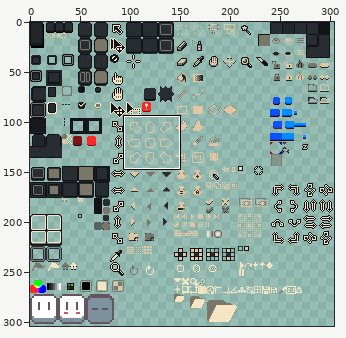
A sprite sheet gets an edit: sheet.png. The first picture is a wide view before the edit; the outline marks the close-up.
Close-up. Before the commit:
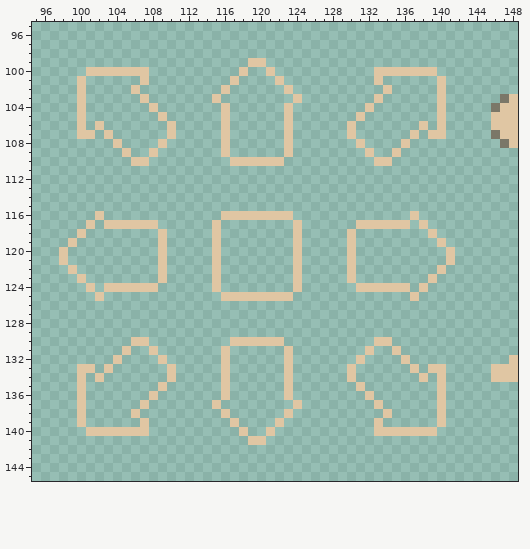
The file is 304x304 pixels. Colours within 5 levels of each other are drawn and written as one. Shown: x 95..148, y 95..145.
New version:
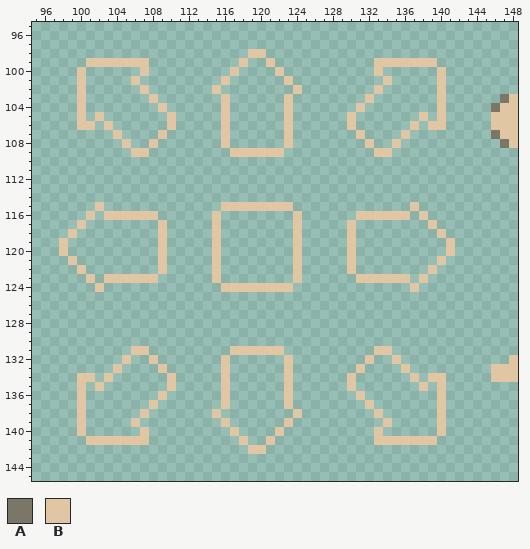
Palette (. is transparent): A #7b7768  B #e0c6a3
The author wrote: Move resize canvas arrows to center them.
Difference:
Changed rows in their new state; - is an unchanged pixel.
first column x 100:
 98 -------------------BB--------------------
 99 -BBBBBBB----------B..B-----------BBBBBBB-
100 B......----------B.--.B-----------......B
101 ------B.--------B.----.B---------.B------
102 ------.B-------B.------.B--------B.------
103 -------.B------.B------B.-------B.-------
104 --------.B---------------------B.--------
105 --B------.B-------------------B.------B--
106 -B.B---------------------------------B.B-
107 ..-.B----B.-------------------.B----B.-..
108 ----.B--B.---------------------.B--B.----
109 -----.BB.-------.BBBBBB.--------.BB.-----
110 ------..---------......----------..------
first column x 98:
115 ----B-------------BBBBBBBB-------------B----
116 ---B.BBBBBB------B........B------BBBBBB.B---
117 --B.-......B--------------------B......-.B--
118 -B.--------------------------------------.B-
119 B.----------------------------------------.B
121 .B----------------------------------------B.
122 -.B--------------------------------------B.-
123 --.B-BBBBBB.--------------------.BBBBBB-B.--
124 ---.B......------.BBBBBBBB.------......B.---
125 ----.-------------........-------------.----
first column x 100:
130 ------..---------......----------..------
131 -----.BB.-------.BBBBBB.--------.BB.-----
132 ----.B--B.---------------------.B--B.----
133 ..-.B----B.-------------------.B----B.-..
134 -B.B---------------------------------B.B-
135 --B------.B-------------------B.------B--
136 --------.B---------------------B.--------
137 -------.B------.B------B.-------B.-------
138 ------.B-------B.------.B--------B.------
139 ------B.--------B.----.B---------.B------
140 B......----------B.--.B-----------......B
141 -BBBBBBB----------B..B-----------BBBBBBB-
142 -------------------BB--------------------
Where, in picture pixels (left, top, right, bottom), the same in both close-ups:
changed: (59, 49, 302, 454)
changed: (347, 58, 455, 445)
